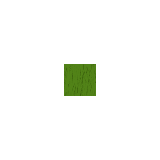
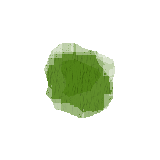
Comparing the layer stacks of the two w=160, h=160 images. Changes:
painted on "Grassland" over [44, 43, 115, 118]
